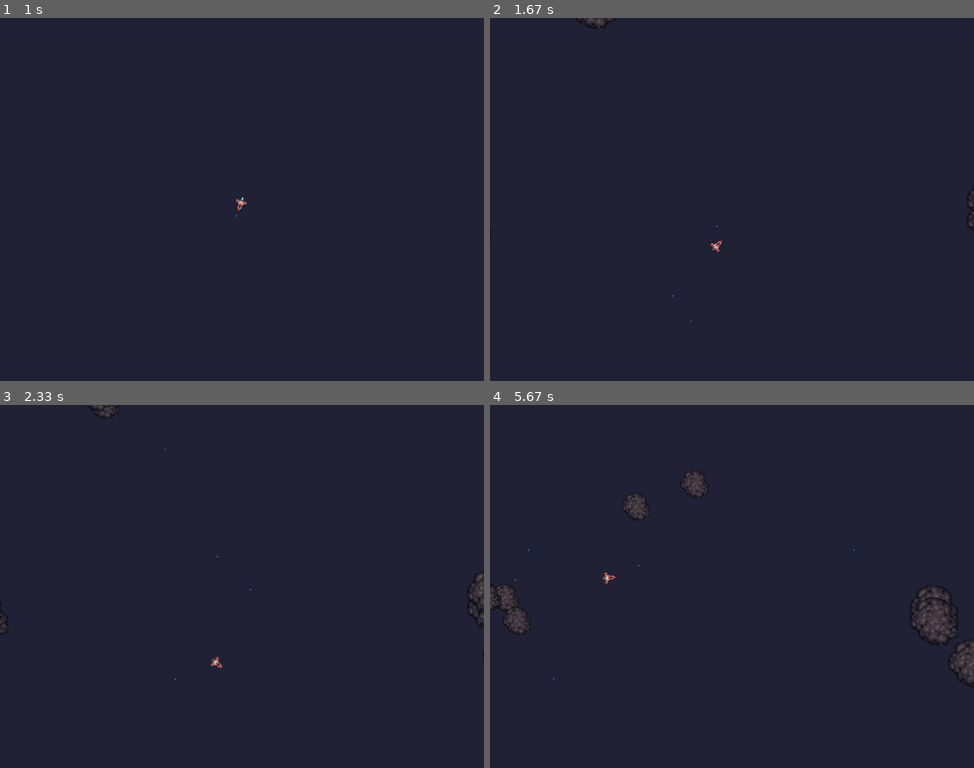
Above: before the commit, frames 1-4 (two rows, left to right).
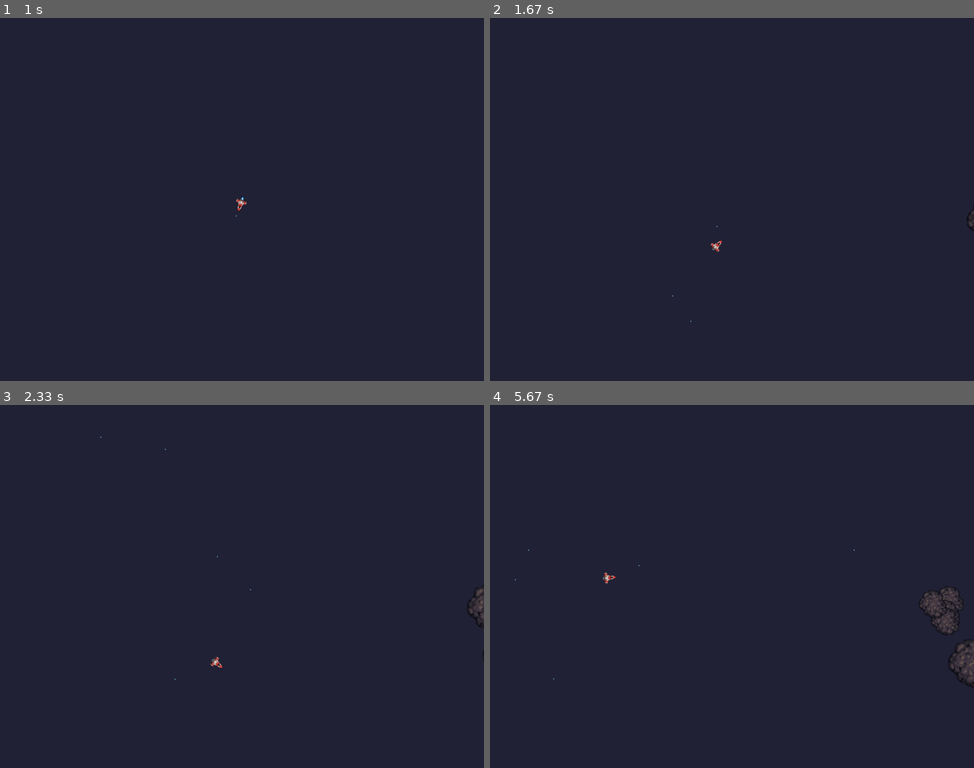
Above: after the commit, the same moments.

Repository: mattstoneham/Pygame
Game: pygame game, started from asteroids/asteroids.py
Two runs of this game, one before a commit and one after it. Both use one fixed random seed, a clock stepped at 60 frames per second and the inputs below.
Inputs:
- Up to frame 1 (1 s): hold D 0.33-0.8 s; hold W from 0.83 s (still down); tap Space at 0.9 s
- Up to frame 2 (1.67 s): release W at 1.13 s; hold D 1.17-1.63 s; tap Space at 1.23, 1.53 s
- Up to frame 3 (2.33 s): hold A 1.67-2.2 s; tap Space at 1.73, 2.03, 2.3 s; hold A from 2.23 s (still down)
- Up to frame 4 (5.67 s): tap Space at 2.6, 2.73, 3.13, 3.43, 3.8, 4.1, 4.3, 4.6, 4.8, 5.13, 5.43, 5.63 s; release A at 2.63 s; hold W 2.67-3.03 s; hold D 3.07-3.7 s; hold A 3.73-4.2 s; hold D 4.23-4.7 s; hold W 4.73-5.03 s; hold D 5.07-5.53 s; hold A from 5.57 s (still down)

Frame 1 is identical in both runs. In frame 2, 0.1% of the frame differs, in the area x 0-100%, y 0-63%; in frame 3, 0.2%; in frame 4, 1.3%, in the area x 0-98%, y 18-67%.

Commit message:
Minor player group modifications and main loop additions on the way to health/lives/respawning behaviour

Diff:
--- a/asteroids/asteroids.py
+++ b/asteroids/asteroids.py
@@ -11,9 +11,14 @@
 SPRITEDIR = os.path.join(GAMEDIR, 'sprites')
 GameState = 'menu screen'
 COLOURS = {'BLACK': (0, 0, 0), 'GREEN': (0, 255, 0), 'L_BLUE': (130, 220, 255)}
-player_sprites = pygame.sprite.Group()
-asteroid_sprites = pygame.sprite.Group()
-projectile_sprites = pygame.sprite.Group()
+
+player_sprites = pygame.sprite.Group()          # All player sprites
+player_draw_sprites = pygame.sprite.Group()     # Player sprites to draw
+player_update_sprites = pygame.sprite.Group()   # Player sprites to update
+
+asteroid_sprites = pygame.sprite.Group()        # All asteroids to draw and update
+projectile_sprites = pygame.sprite.Group()      # All projectiles to draw and update
+
 
 
 class Window(object):
@@ -147,11 +152,12 @@
     MIN_ROTATION_STEP = 0.001           # the min step value (per frame) of a rotation
     INERTIA = 99.5                      # motion vector decay rate (as a percentage) of the movement vector
     ROTATION_DECAY = 97                 # the rotation step decay rate
+    DEFAULT_HEALTH = 100
 
     def __init__(self, window):  # class constructor
         SpaceObject.__init__(self, window)  # init the parent class
 
-        self.state = 'playing'  # dead, playing, exploding, teleporting
+        self.state = 'playing'  # dead, playing, exploding, awaiting respawn, teleporting
 
         # class properties
         self.thrust_vector = pygame.Vector2(0,0)    # thrust vector, added to the motion vector
@@ -162,6 +168,7 @@
         self.projectile_speed = 3                   # speed of fired projectile
         self.lives = 3
         self.do_collision_check = True
+        self.health = self.DEFAULT_HEALTH
 
         self.window = window  # store a link to the window obj so we can query info about it
 
@@ -184,11 +191,12 @@
         self.lives -= 1
         print('Lost a life, you clumsy oaf')
         self.state = 'exploding'
+        self.health = self.DEFAULT_HEALTH  # reset health
         # remove from the play
         if self.lives == 0:
             print('He\'s dead, Jim')
-            pygame.sprite.Sprite.kill(self)
-            GameState = 'game over'
+            pygame.sprite.Sprite.kill(self)  # maybe handle this in main function
+            self.state = 'dead'
 
     def set_wraparound(self):
         return True
@@ -237,7 +245,6 @@
     def on_end_update(self):
         # do something afer the update
         self.image_original = self.ship_original.copy()
-
 
 
 class Asteroid(SpaceObject):
@@ -399,11 +406,13 @@
     #player_sprites = pygame.sprite.Group()
     player = Player(window)
     player_sprites.add(player)
+    player_update_sprites.add(player)
+    player_draw_sprites.add(player)
 
     # spawn some asteroids!
     #asteroid_sprites = pygame.sprite.Group()
     asteroid_spawn_interval = 10000  # in milliseconds
-    num_initial_asteroids = 8
+    num_initial_asteroids = 4
 
     asteroid_list = []
     for i in range(num_initial_asteroids):
@@ -462,22 +471,27 @@
                 projectile.collision_check(asteroid_sprites)
                 projectile.last_collision_check = timenow
 
-        for player in player_sprites:
+        for player in player_draw_sprites:
             if (timenow - player.last_collision_check) > COLLISION_TICK:
                 player.collision_check(asteroid_sprites)
                 player.last_collision_check = timenow
 
 
+        # Check player states and manage group membership
+            # if
+
+        #
+
+
         # Update
-        player_sprites.update()
+        player_update_sprites.update()
         asteroid_sprites.update()
         projectile_sprites.update()
-
 
         # Draw
         window.DISPLAYSURF.fill((35, 35, 55))
         projectile_sprites.draw(window.DISPLAYSURF)
-        player_sprites.draw(window.DISPLAYSURF)
+        player_draw_sprites.draw(window.DISPLAYSURF)
         asteroid_sprites.draw(window.DISPLAYSURF)
 
 
@@ -494,8 +508,10 @@
 
 
 if player health zero
-    stop drawing ship
-    stop collision checking ship
+    remove player from draw group (also stops collision)
+    store time
+
+
 
 
 
